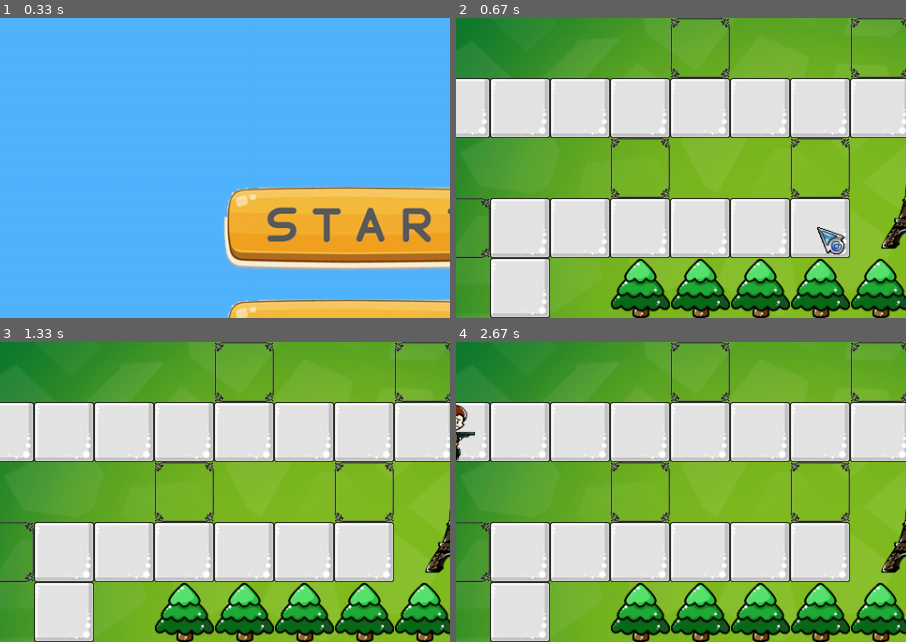
Above: before the commit, frames 1-4 (two rows, left to right).
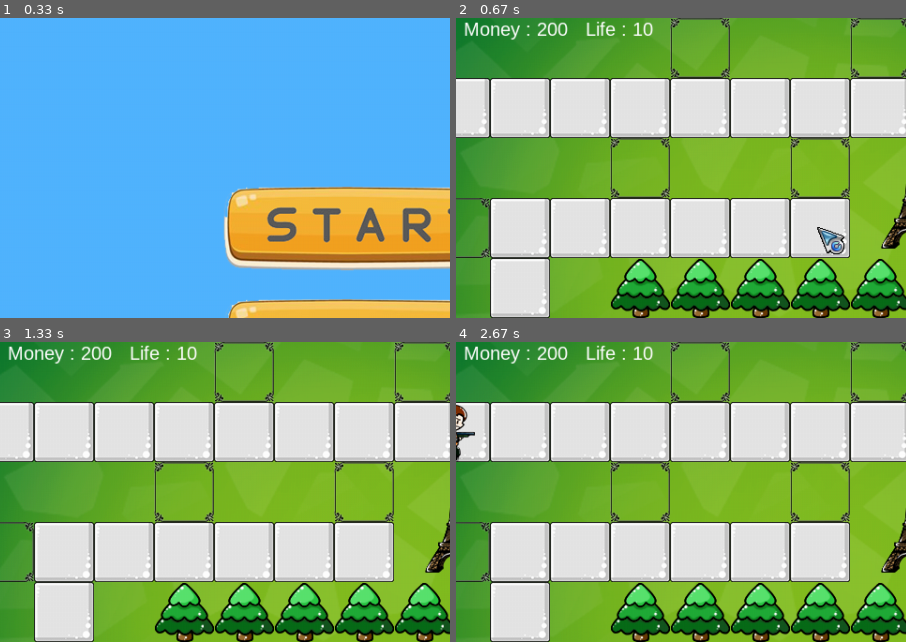
Above: after the commit, the same moments.

Repository: martintang520/project_pygame
Game: pygame game, started from crousework/Main.py
Two runs of this game, one before a commit and one after it. Both use one fixed random seed, a clock stepped at 60 frames per second and the inputs below. The source is Python 2; it was converted automatically to run under Python 3.
Inputs (mouse positions are % of the whole screen's width and height, from its top left):
- Up to frame 1 (0.33 s): no input
- Up to frame 2 (0.67 s): click (50, 35) at 0.38 s
- Up to frame 3 (1.33 s): click (26, 51) at 0.72 s; click (65, 15) at 1.05 s
- Up to frame 4 (2.67 s): click (52, 16) at 1.38 s; click (51, 60) at 1.72 s; click (76, 66) at 2.05 s; click (76, 41) at 2.38 s
The pictures show only the part of the screen within x 10-60%, y 0-50%; the shares and areas given below are measured in that part.

Frame 1 is identical in both runs. In frame 2, 0.8% of the frame differs, in the area x 1-44%, y 1-8%; in frame 3, 0.8%; in frame 4, 0.8%.

Commit message:
comment 3

Diff:
--- a/crousework/CBullet.py
+++ b/crousework/CBullet.py
@@ -10,20 +10,21 @@
 class CBullet(CObject):
 
     def __init__(self, color, initialPos, size, pictureName):
-             CObject.__init__(self,color, initialPos, size, pictureName)
-             self.bDecide = True
-             self.bBomb = False
-             self.nAttackPoint = 0
+        CObject.__init__(self,color, initialPos, size, pictureName)
+        self.bDecide = True
+        self.bBomb = False
+        self.nAttackPoint = 0
+        self.nAttackType = 0 ## decelerated attack
 
 
-             self.tupMonsterSpeed = [0,0]
-             self.nBulletSpeed = 0
-             self.nMonsterSpeed = 0
-             self.tupCloseSpeed = [0,0]
-             self.tupTargetPos = [0,0]
-             self.tupTargetDistance = [0,0]
-             self.tulPos = initialPos
-             self.tupBulletUpPos = [0,0]
+        self.tupMonsterSpeed = [0,0]
+        self.nBulletSpeed = 0
+        self.nMonsterSpeed = 0
+        self.tupCloseSpeed = [0,0]
+        self.tupTargetPos = [0,0]
+        self.tupTargetDistance = [0,0]
+        self.tulPos = initialPos
+        self.tupBulletUpPos = [0,0]
 
     def Update(self, deltaTime):
         pass
@@ -35,41 +36,41 @@
 
     def MoveUpdate(self,deltaTime,MonsterPos):
 
-              if (self.bDecide == True):
-                     self.tupMonsterPos =  MonsterPos ##the position of Monster
-                     self.fDeltaTime = deltaTime
-                     self.bDecide = False
-                     self.tupMonsterOldPos = self.tupMonsterPos
+        if (self.bDecide == True):
+            self.tupMonsterPos =  MonsterPos ##the position of Monster
+            self.fDeltaTime = deltaTime
+            self.bDecide = False
+            self.tupMonsterOldPos = self.tupMonsterPos
 
-              self.tupMonsterPos =  MonsterPos ##the position of Monster
-              self.fDeltaTime = deltaTime
-              self.tupBulletSpeed = [150,150]
-              self.tupMonsterSpeed[0] = (self.tupMonsterPos[0]-self.tupMonsterOldPos[0])/self.fDeltaTime ##the speed of Monster
-              self.tupMonsterSpeed[1] = (self.tupMonsterPos[1]-self.tupMonsterOldPos[1])/self.fDeltaTime
+        self.tupMonsterPos =  MonsterPos ##the position of Monster
+        self.fDeltaTime = deltaTime
+        self.tupBulletSpeed = [150,150]
+        self.tupMonsterSpeed[0] = (self.tupMonsterPos[0]-self.tupMonsterOldPos[0])/self.fDeltaTime ##the speed of Monster
+        self.tupMonsterSpeed[1] = (self.tupMonsterPos[1]-self.tupMonsterOldPos[1])/self.fDeltaTime
 
-              self.tupMonsterOldPos = self.tupMonsterPos
-              self.tupCloseSpeed[0] = abs(self.tupBulletSpeed[0] - self.tupMonsterSpeed[0]) ##Close Speed
-              self.tupCloseSpeed[1] = abs(self.tupBulletSpeed[1] - self.tupMonsterSpeed[1])
+        self.tupMonsterOldPos = self.tupMonsterPos
+        self.tupCloseSpeed[0] = abs(self.tupBulletSpeed[0] - self.tupMonsterSpeed[0]) ##Close Speed
+        self.tupCloseSpeed[1] = abs(self.tupBulletSpeed[1] - self.tupMonsterSpeed[1])
 
-              self.nCloseDistance1=(self.tupMonsterPos[0]-self.tulPos[0])*(self.tupMonsterPos[0]-self.tulPos[0])+(self.tupMonsterPos[1]-self.tulPos[1])*(self.tupMonsterPos[1]-self.tulPos[1])
-              self.nCloseDistance =math.sqrt(self.nCloseDistance1)
+        self.nCloseDistance1=(self.tupMonsterPos[0]-self.tulPos[0])*(self.tupMonsterPos[0]-self.tulPos[0])+(self.tupMonsterPos[1]-self.tulPos[1])*(self.tupMonsterPos[1]-self.tulPos[1])
+        self.nCloseDistance =math.sqrt(self.nCloseDistance1)
 
-              self.nCloseSpeed1 =self.tupCloseSpeed[0]*self.tupCloseSpeed[0]+self.tupCloseSpeed[1]*self.tupCloseSpeed[1]
-              self.nCloseSpeed = math.sqrt(self.nCloseSpeed1)
+        self.nCloseSpeed1 =self.tupCloseSpeed[0]*self.tupCloseSpeed[0]+self.tupCloseSpeed[1]*self.tupCloseSpeed[1]
+        self.nCloseSpeed = math.sqrt(self.nCloseSpeed1)
 
 
-              self.nCloseTime=self.nCloseDistance/self.nCloseSpeed ##get Time
-              self.tupTargetPos[0] = self.tupMonsterPos[0] + self.tupMonsterSpeed[0]*self.nCloseTime
-              self.tupTargetPos[1] = self.tupMonsterPos[1] + self.tupMonsterSpeed[1]*self.nCloseTime
-              self.tupTargetDistance[0] = self.tupTargetPos[0] - self.tulPos[0]
-              self.tupTargetDistance[1] = self.tupTargetPos[1] - self.tulPos[1]
+        self.nCloseTime=self.nCloseDistance/self.nCloseSpeed ##get Time
+        self.tupTargetPos[0] = self.tupMonsterPos[0] + self.tupMonsterSpeed[0]*self.nCloseTime
+        self.tupTargetPos[1] = self.tupMonsterPos[1] + self.tupMonsterSpeed[1]*self.nCloseTime
+        self.tupTargetDistance[0] = self.tupTargetPos[0] - self.tulPos[0]
+        self.tupTargetDistance[1] = self.tupTargetPos[1] - self.tulPos[1]
 
-              self.tupBulletSpeed[0] = (self.tupTargetDistance[0]/self.nCloseTime)*deltaTime
-              self.tupBulletSpeed[1] = (self.tupTargetDistance[1]/self.nCloseTime)*deltaTime
+        self.tupBulletSpeed[0] = (self.tupTargetDistance[0]/self.nCloseTime)*deltaTime
+        self.tupBulletSpeed[1] = (self.tupTargetDistance[1]/self.nCloseTime)*deltaTime
 
-              self.tupBulletUpPos[0] = self.tulPos[0] + self.tupBulletSpeed[0]
-              self.tupBulletUpPos[1] = self.tulPos[1] + self.tupBulletSpeed[1]
-              self.tulPos = self.tupBulletUpPos
+        self.tupBulletUpPos[0] = self.tulPos[0] + self.tupBulletSpeed[0]
+        self.tupBulletUpPos[1] = self.tulPos[1] + self.tupBulletSpeed[1]
+        self.tulPos = self.tupBulletUpPos
 
-              if abs(self.tulPos[0] - self.tupMonsterPos[0]) + abs(self.tulPos[1] - self.tupMonsterPos[1]) < 10:
-                  self.bBomb = True
+        if abs(self.tulPos[0] - self.tupMonsterPos[0]) + abs(self.tulPos[1] - self.tupMonsterPos[1]) < 10:
+            self.bBomb = True
--- a/crousework/CMonster.py
+++ b/crousework/CMonster.py
@@ -44,6 +44,11 @@
         ## suicide attack
         self.bSuicideAttack = False
 
+        ## decelerated effect
+        self.bDeceleration = False
+        self.fDecelerationTime = 0
+        self.fNormalSpeed = 0
+
 
     def DataInit(self, monsterProperty):
 
@@ -82,6 +87,15 @@
             if self.nCurrentStep >= self.nStepsPerTile:
                 self.tupCurrentPos = self.tupTargetPos
                 self.bWalking = False
+
+        ## Deceleration effect
+        if self.bDeceleration:
+            self.fDecelerationTime += deltaTime
+
+            if self.fDecelerationTime >= 3:
+                self.bDeceleration = False
+                self.fDecelerationTime = 0
+                self.fTimePerFrame = self.fNormalSpeed
 
 
     def Render(self, deltaTime, surface):
@@ -153,3 +167,9 @@
 
         self.images = [myImage.subsurface(Rect((i * width, 0), (width, height))
                     ) for i in range(number)]
+
+    def Decelerating(self):
+        self.bDeceleration = True
+        self.fDecelerationTime = 0
+        self.fNormalSpeed = self.fTimePerFrame
+        self.fTimePerFrame = self.fTimePerFrame * 2
--- a/crousework/CStageGame.py
+++ b/crousework/CStageGame.py
@@ -11,6 +11,7 @@
         self.surface = surface
         self.myGameMap = CMap()
         self.myObjManger = CObjectManager()
+        self.font = pygame.font.SysFont("Arial",20)  ## Font
 
         self.boolIsBuild=True
 
@@ -83,6 +84,10 @@
 
     def Render(self, deltaTime):
         self.myObjManger.RenderList(deltaTime, self.surface)
+        self.surface.blit(self.font.render("Money : {} ".format(int(self.nMoney)),1,
+                                               pygame.color.THECOLORS["white"]),(100, 0))
+        self.surface.blit(self.font.render("Life : {} ".format(int(self.nLife)),1,
+                                               pygame.color.THECOLORS["white"]),(230, 0))
 
 
     def DrawMap(self):
@@ -345,7 +350,11 @@
             self.myObjManger.dictObject[towerIndex].tulPos, (64, 64), "picture/bullet.png")
         self.dictBulletindex[newBullet] = (monsterIndex, towerIndex)
         self.myObjManger.dictObject[newBullet].nAttackPoint = self.myObjManger.dictObject[towerIndex].nAttackPoint
-        print self.myObjManger.dictObject[newBullet].nAttackPoint
+
+        #decelerated attack
+        towerType = self.myObjManger.dictObject[towerIndex].nTowerType
+        if towerType == 2 or towerType == 5:
+            self.myObjManger.dictObject[newBullet].nAttackType = 1
 
     def bulletMovement(self,deltaTime):
 
@@ -366,6 +375,11 @@
                 if self.myObjManger.HaveKey(self.dictBulletindex[bullet][0]):
                     self.myObjManger.dictObject[(self.dictBulletindex[bullet][0]
                         )].nHP -= (self.myObjManger.dictObject[bullet].nAttackPoint)
+
+                    ##Deceleration
+                    if self.myObjManger.dictObject[bullet].nAttackType == 1:
+                        self.myObjManger.dictObject[self.dictBulletindex[bullet][0]].Decelerating()
+
                 key = bullet
                 break
 
@@ -382,6 +396,7 @@
             if self.myObjManger.dictObject[monster].nHP <=0:
                 if self.SoundDeath.soundState():
                             self.SoundDeath.play(1)
+                self.nMoney += 20
                 key = monster
                 break
 
Not shown, changed: crousework/CMonster.pyc
Not shown, changed: crousework/CStageGame.pyc
